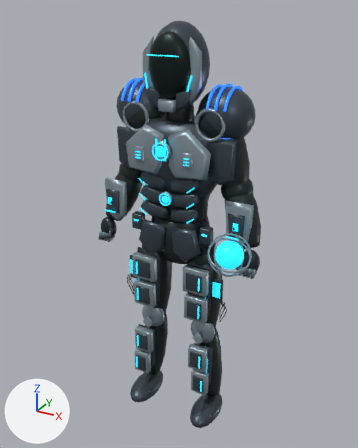
The FBX model ArtSource/Heroes/ConceptModels/Traveler-model.fbx, before and after one commit.
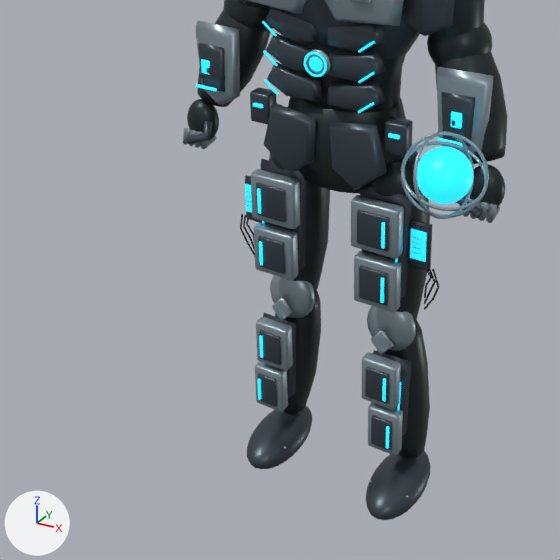
Each version appears first whole from a camera (50 mm lens) standing at (0.941, -1.721, 1.847) and looking at (0.011, -0.03, 1.002), and next in a close-up on the part from 2% to 80% of the width and 37% to 100% of the height. Arrows for +X, +Y and +Z are at lower left; the lights stay in place. The last two pictures show the newer version. Vertices at exactly the same position are counted once.

In view in the first close-up: 'DF_Anatomy', 'DF_WeaponR'.
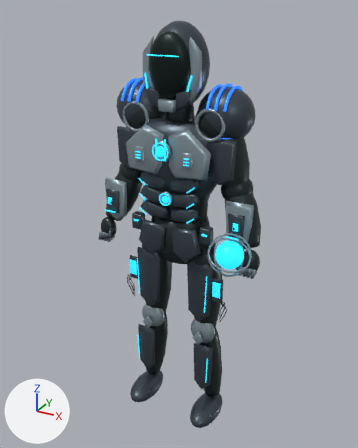
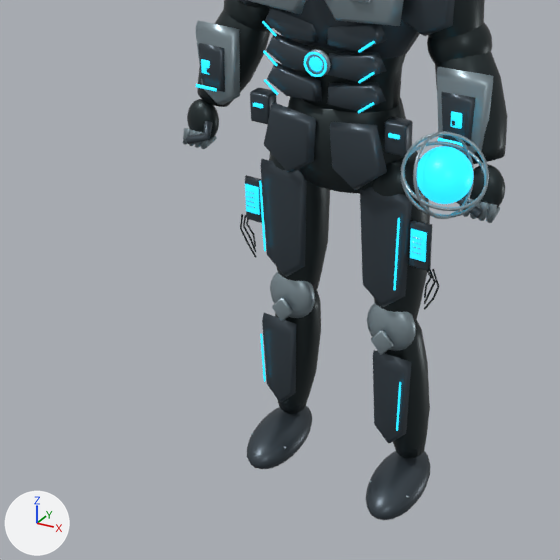
Location of each change, (x1, y1, x2, y2) in pixels of the close-ups (560 x 560 px):
part 1 of me_df_anatomy, deleted
    before: (251, 169, 404, 456)

What the commit changed:
me_df_anatomy is used by ob_df_anatomy; location (0.0, 0.0, 0.0).
me_df_anatomy had 16305 vertices, 31292 faces and spanned x -0.38..0.38, y -0.16..0.16, z 0.02..1.8.
me_df_anatomy now has 14961 vertices, 28700 faces and spans x -0.38..0.38, y -0.16..0.16, z 0.02..1.8.
me_df_anatomy part 1: 24 loose pieces with 1344 vertices, spanning x -0.19..0.19, y -0.12..-0.08, z 0.21..0.85, are deleted.
